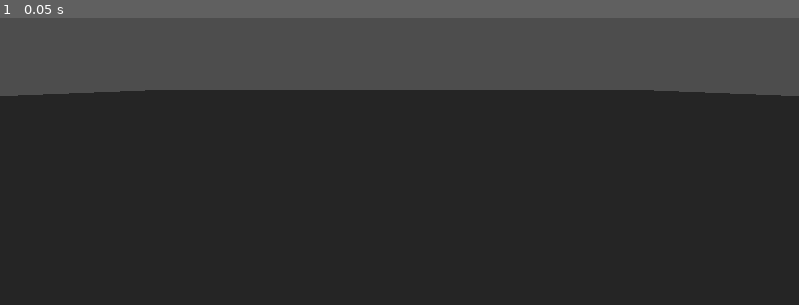
Above: before the commit, frame 1.
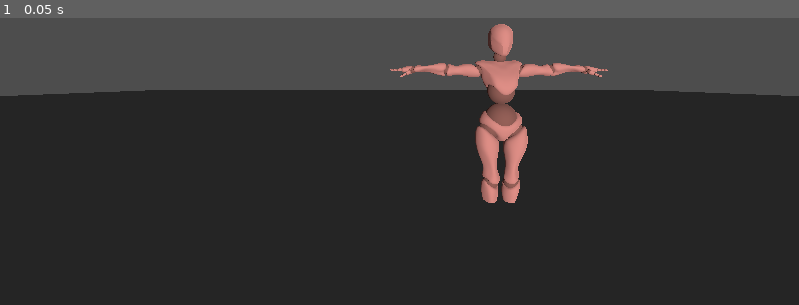
Above: after the commit, the same moment.

Repository: silveiracrasjp-code/mythblade-chronicles
Game: Godot game, scene res://world.tscn
Same seed, same stepped clock (60 frames per second), same inputs: the game is played once before the commit and once after it.
Inputs:
- Up to frame 1 (0.05 s): no input

The runs differ from the first frame. In frame 1, 3.2% of the frame differs, in the area x 48-77%, y 2-65%.

Commit message:
upload mixamo assets

Diff:
--- a/world.tscn
+++ b/world.tscn
@@ -1,6 +1,7 @@
 [gd_scene format=3 uid="uid://sdlepbsw88gj"]
 
 [ext_resource type="Script" uid="uid://cmfxshq745qb2" path="res://player.gd" id="1_f3sb7"]
+[ext_resource type="PackedScene" uid="uid://bgkdsv1xc8d0i" path="res://Mixamo/Idle.fbx" id="2_fj7yv"]
 
 [sub_resource type="Environment" id="Environment_fj7yv"]
 
@@ -46,3 +47,6 @@
 spring_length = 4.0
 
 [node name="Camera3D" type="Camera3D" parent="Player/CameraPivot/SpringArm3D" unique_id=2074251974]
+
+[node name="Idle" parent="Player" unique_id=291874965 instance=ExtResource("2_fj7yv")]
+transform = Transform3D(1, 0, 0, 0, 1, 0, 0, 0, 1, 0.82343674, 0.14904928, 1.616542)
Binary file added: Mixamo/Death.fbx
Not shown, added: Mixamo/Death.fbx.import
Binary file added: Mixamo/Dodge.fbx
Not shown, added: Mixamo/Dodge.fbx.import
Binary file added: Mixamo/Falling Idle.fbx
Not shown, added: Mixamo/Falling Idle.fbx.import
Binary file added: Mixamo/Hit Reaction.fbx
Not shown, added: Mixamo/Hit Reaction.fbx.import
Binary file added: Mixamo/Idle.fbx
Not shown, added: Mixamo/Idle.fbx.import
Binary file added: Mixamo/Jump.fbx
Not shown, added: Mixamo/Jump.fbx.import
(and 12 more such lines)
